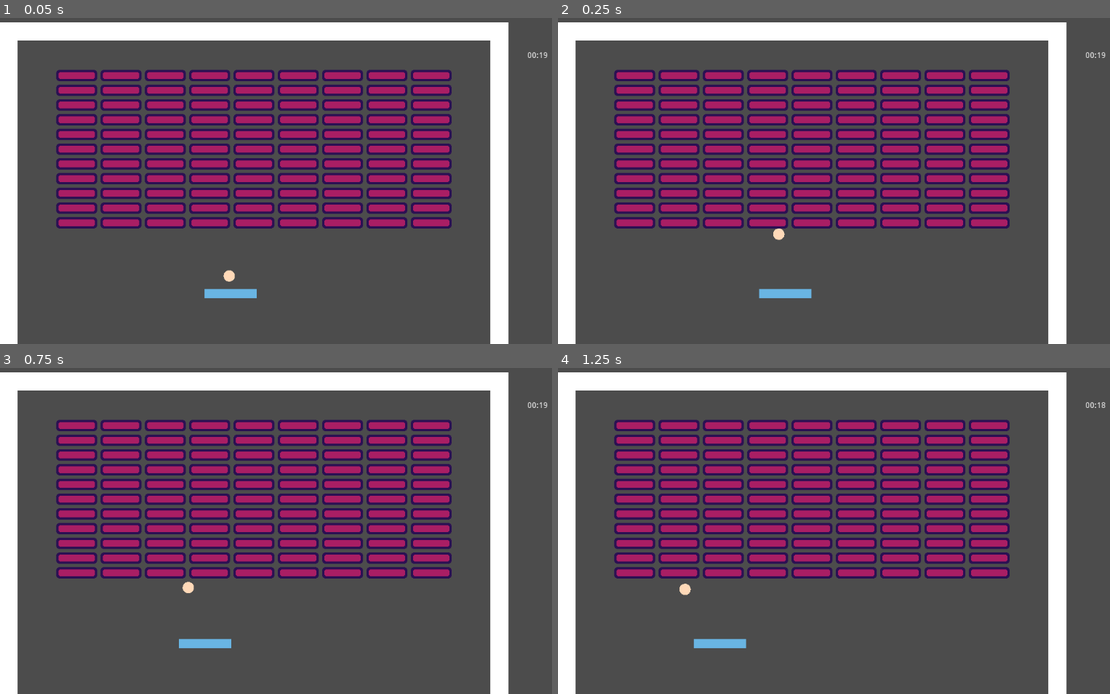
Above: before the commit, frames 1-4 (two rows, left to right).
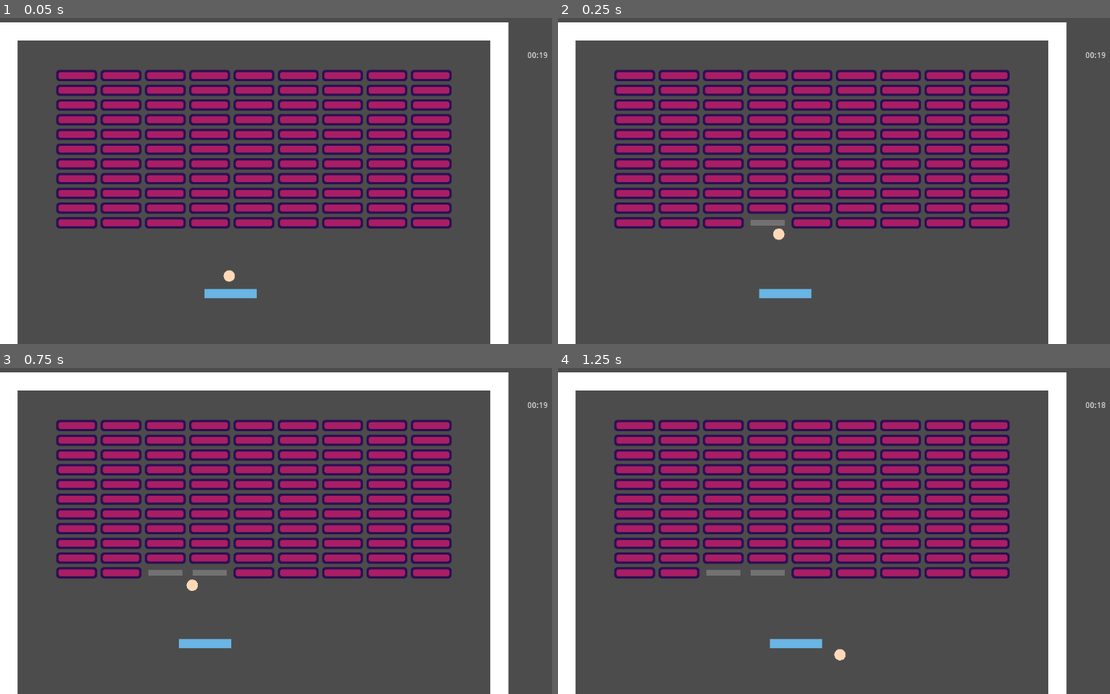
Above: after the commit, the same moments.

Repository: marc-hugh-tom/gmtk-game-jam-2023
Game: Godot game, scene res://scenes/GameState.tscn
Same seed, same stepped clock (60 frames per second), same inputs: the game is played once before the commit and once after it.
Inputs (mouse positions are in pixels of both pictures, inside the frame that each line leads up to):
- Up to frame 1 (0.05 s): no input
- Up to frame 2 (0.25 s): no input
- Up to frame 3 (0.75 s): move the mouse to (419, 508) at 0.52 s; press the mouse at (419, 508) at 0.53 s; hold Right (ui_right) from 0.53 s (still down)
- Up to frame 4 (1.25 s): keep holding Right (ui_right)

Frame 1 is identical in both runs. In frame 2, 0.3% of the frame differs, in the area x 34-42%, y 61-65%; in frame 3, 0.6%; in frame 4, 1.2%, in the area x 22-53%, y 61-90%.

Commit message:
Add groups

Diff:
--- a/scenes/BlockBasic.tscn
+++ b/scenes/BlockBasic.tscn
@@ -6,7 +6,7 @@
 [sub_resource type="RectangleShape2D" id=1]
 extents = Vector2( 36, 10 )
 
-[node name="BlockBasic" type="StaticBody2D" groups=["block"]]
+[node name="BlockBasic" type="StaticBody2D" groups=["ball_collidable"]]
 script = ExtResource( 1 )
 
 [node name="Sprite" type="Sprite" parent="."]
--- a/scenes/BlockTough.tscn
+++ b/scenes/BlockTough.tscn
@@ -6,7 +6,7 @@
 [sub_resource type="RectangleShape2D" id=1]
 extents = Vector2( 36, 10 )
 
-[node name="BlockTough" type="StaticBody2D" groups=["block"]]
+[node name="BlockTough" type="StaticBody2D" groups=["ball_collidable"]]
 script = ExtResource( 1 )
 
 [node name="Sprite" type="Sprite" parent="."]
